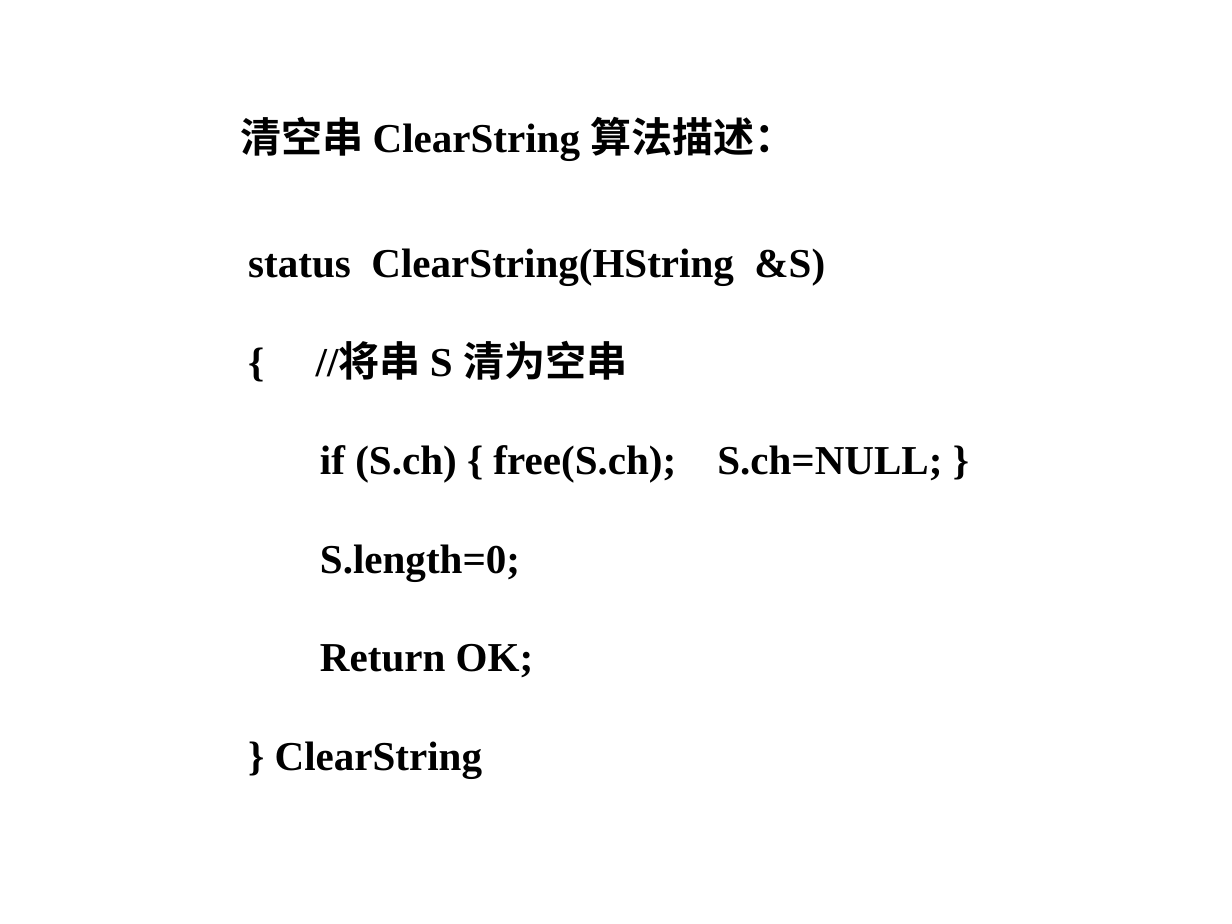
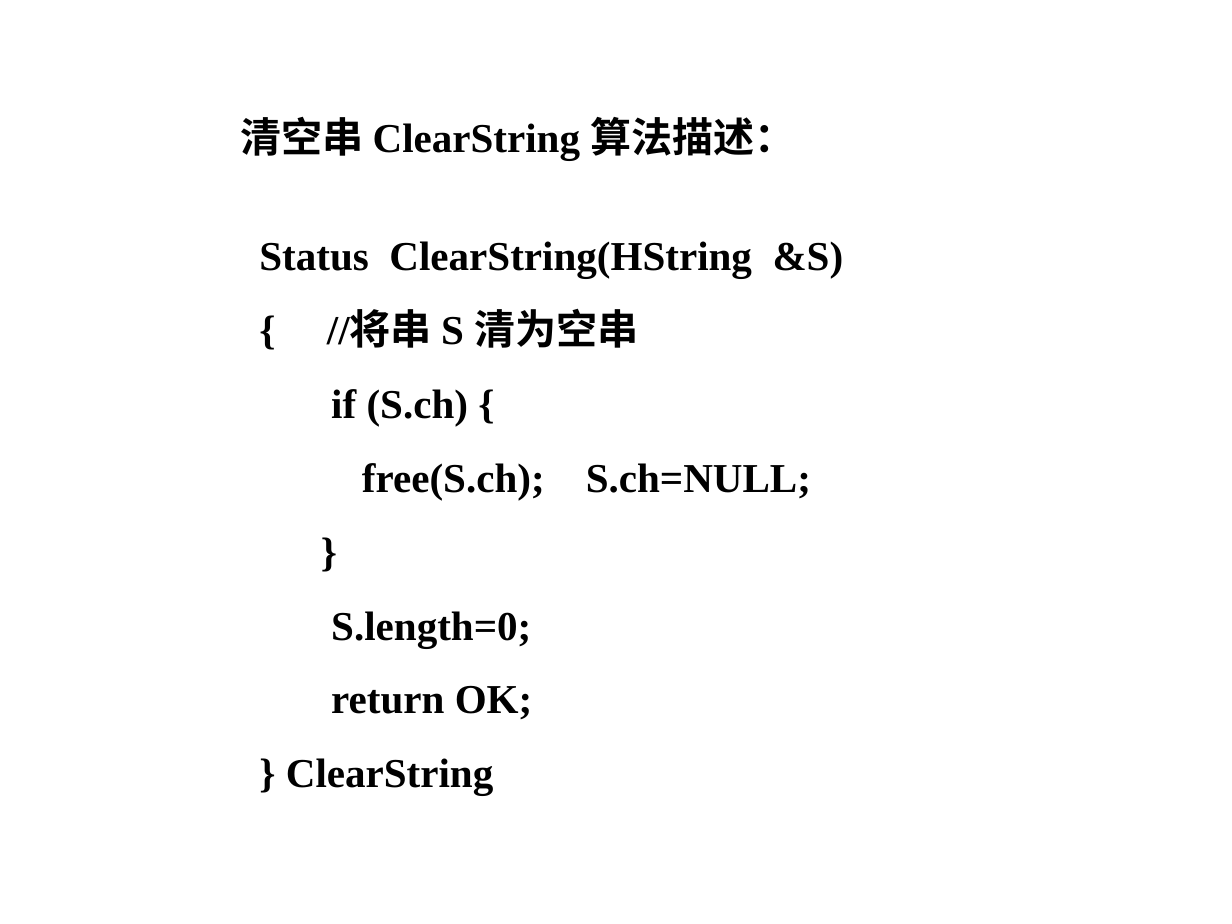
Before and after one commit to Gempittance/Data_Structur_Build, a slide deck: slide 35 of 数据结构PPT/ds4.pptx. Drawn at 1232x924 pixels with LibreOffice and Linux fonts; fonts in the diff are those of the drawing; background and template pictures are left out. Boxes give left, top, right and bottom in pixels: in the first picture for what was removed or moved away, otherwise in the second. Text is boxed around its words. In the diff, an @@ line names an element or a change of style, - is before the commit and + after.

```diff
--- a/数据结构PPT/ds4.pptx
+++ b/数据结构PPT/ds4.pptx
@@ text "Status ClearString(HString &S)": place and size @@
-text "Status ClearString(HString &S)" at [248, 248, 942, 778]
+text "Status ClearString(HString &S)" at [259, 241, 844, 795]
@@ text at [259, 241, 844, 278]: text changed @@
-status ClearString(HString &S)
+Status ClearString(HString &S)
@@ text at [286, 308, 638, 795]: line spacing 2 to 1.5 @@
@@ text at [331, 389, 811, 500]: text changed @@
-if (S.ch) { free(S.ch); S.ch=NULL; }
+if (S.ch) {
+free(S.ch); S.ch=NULL;
+}
@@ text at [331, 685, 533, 719]: text changed @@
-Return OK;
+return OK;
```
Also in this commit, not shown: 9 other slides changed.
